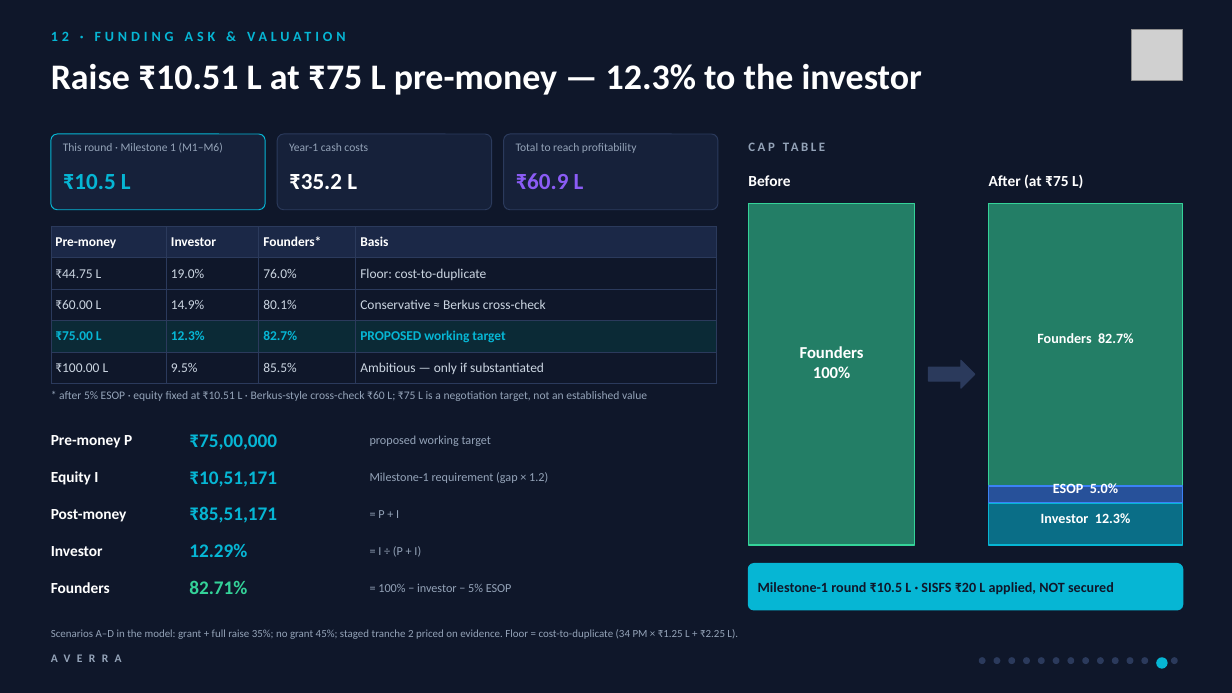
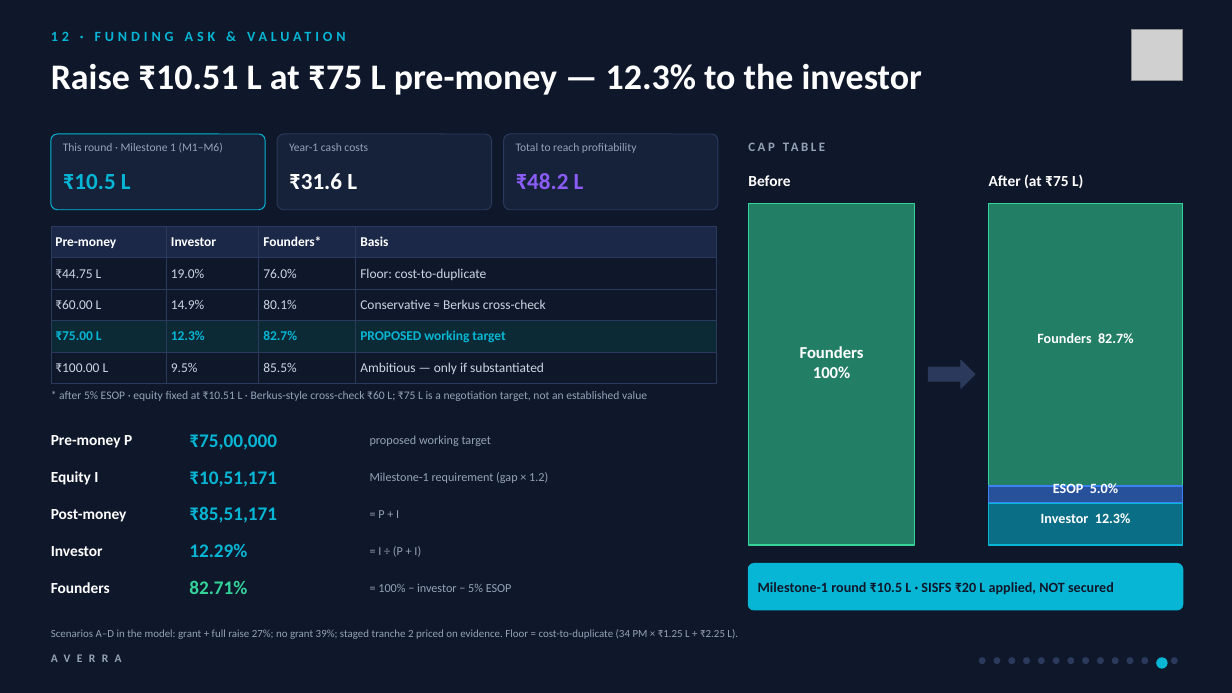
Before and after one commit to sudo-pranshu/AVERRA, a slide deck: slide 13 of deck/AVERRA_Pitch.pptx. Drawn at 1232x693 pixels with LibreOffice and Linux fonts; fonts in the diff are those of the drawing; grey boxes stand for pictures. Boxes give left, top, right and bottom in pixels: in the first picture for what was removed or moved away, otherwise in the second. Text is boxed around its words. In the diff, an @@ line names an element or a change of style, - is before the commit and + after.

```diff
--- a/deck/AVERRA_Pitch.pptx
+++ b/deck/AVERRA_Pitch.pptx
@@ text at (289, 173, 357, 189): text changed @@
-₹35.2 L
+₹31.6 L
@@ text at (516, 173, 584, 189): text changed @@
-₹60.9 L
+₹48.2 L
@@ text at (51, 629, 738, 639): text changed @@
-Scenarios A–D in the model: grant + full raise 35%; no grant 45%; staged tranche 2 priced on evidence. Floor = cost-to-duplicate (34 PM × ₹1.25 L + ₹2.25 L).
+Scenarios A–D in the model: grant + full raise 27%; no grant 39%; staged tranche 2 priced on evidence. Floor = cost-to-duplicate (34 PM × ₹1.25 L + ₹2.25 L).
```
Also in this commit, not shown: 3 other slides changed, 13 other files.
